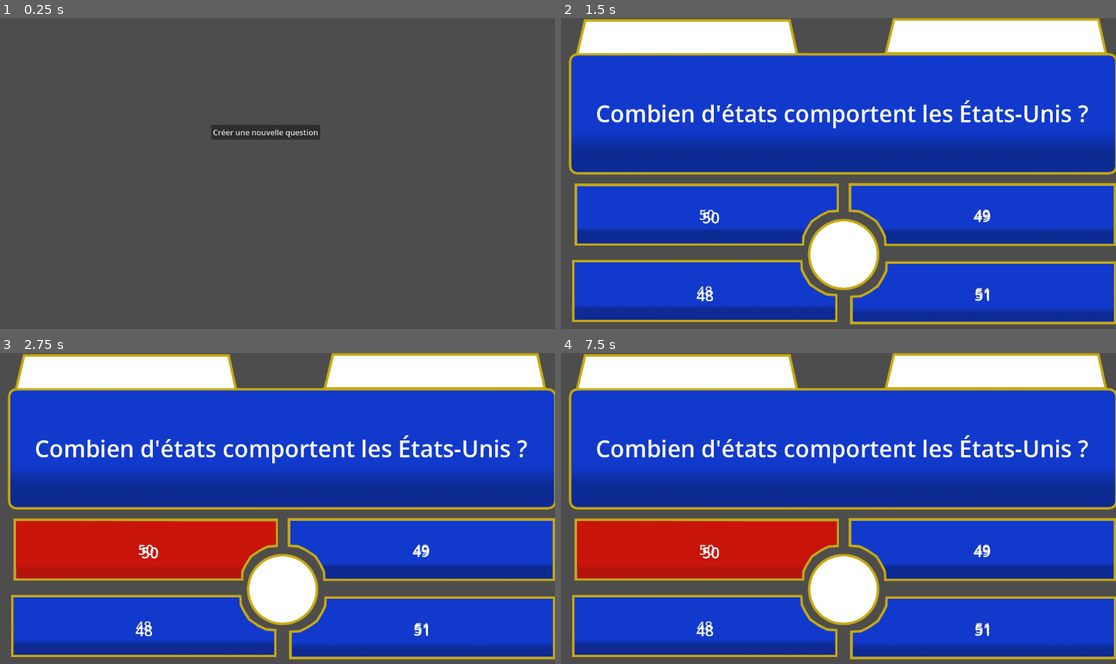
Above: before the commit, frames 1-4 (two rows, left to right).
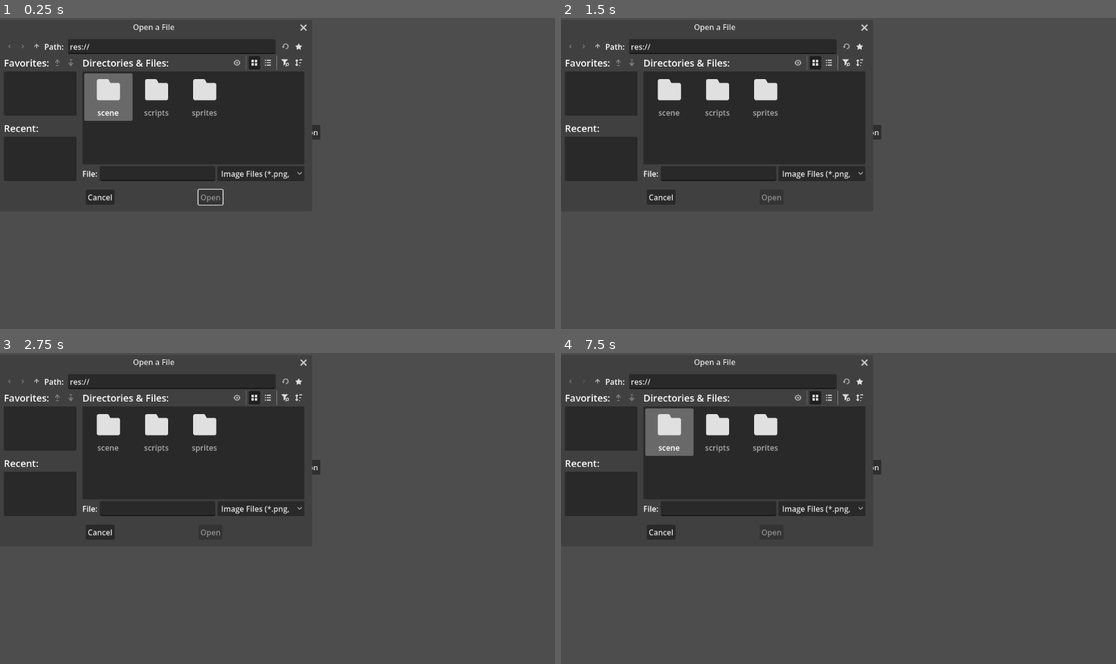
Above: after the commit, the same moments.

Repository: GeekhaNoth/projet-lab
Game: Godot game, scene res://scene/question_maker.tscn
The game is run twice, just before and just after one commit, with the same random seed, the same clock (stepped at 60 frames per second) and the same inputs.
Inputs (mouse positions are in pixels of both pictures, inside the frame that each line leads up to):
- Up to frame 1 (0.25 s): no input
- Up to frame 2 (1.5 s): click "Créer une nouvelle question" at 0.5 s; click (832, 297) at 1.25 s, where only the run before the commit has a clickable "Valider la question"
- Up to frame 3 (2.75 s): click (144, 548) at 2 s, where only the run before the commit has a clickable "50"
- Up to frame 4 (7.5 s): click (982, 548) at 2.75 s, where only the run before the commit has a clickable "49"; click (705, 626) at 3.5 s, where only the run before the commit has a clickable "48"; click (982, 626) at 4.25 s, where only the run before the commit has a clickable "51"; click (827, 468) at 5 s, where only the run after the commit has a clickable "Créer une nouvelle question"; click (583, 380) at 5.77 s; click (583, 380) at 6.52 s; click (599, 380) at 7.27 s

The runs differ from the first frame. In frame 1, 20% of the frame differs, in the area x 0-57%, y 2-61%; in frame 2, 88%; in frame 3, 88%, in the area x 0-100%, y 0-99%; in frame 4, 88%.

Commit message:
choose image in-game WIP

Diff:
--- a/scene/questionScene.tscn
+++ b/scene/questionScene.tscn
@@ -21,25 +21,10 @@
 [ext_resource type="Texture2D" uid="uid://bh27hhoforsal" path="res://sprites/ButtonBottomRight/UIProjetLabBottomRightCorrect.png" id="17_yr7vb"]
 [ext_resource type="Texture2D" uid="uid://j3lqkmew63gh" path="res://sprites/ButtonBottomRight/UIProjetLabBottomRightWrong.png" id="18_4mu4i"]
 
-[sub_resource type="GDScript" id="GDScript_tx0k3"]
-script/source = "extends Button
-
-
-# Called when the node enters the scene tree for the first time.
-func _ready() -> void:
-	pass # Replace with function body.
-
-
-
-# Called every frame. 'delta' is the elapsed time since the previous frame.
-func _process(delta: float) -> void:
-	pass
-"
-
 [node name="SceneQuiz" type="Node2D" unique_id=1692662690 node_paths=PackedStringArray("buttons")]
 script = ExtResource("1_tx0k3")
 "BonneRéponse" = 2
-buttons = [NodePath("RéponseA/ButtonA"), NodePath("RéponseB/ButtonB"), NodePath("RéponseC/ButtonC"), NodePath("RéponseD/ButtonD")]
+buttons = [NodePath("RéponseA/TextureButton"), NodePath("RéponseB/TextureButton"), NodePath("RéponseC/TextureButton"), NodePath("RéponseD/TextureButton")]
 
 [node name="Question" type="Node2D" parent="." unique_id=1986096530 groups=["txt"]]
 
@@ -77,44 +62,29 @@
 
 [node name="RéponseA" type="Node2D" parent="." unique_id=1179512933 groups=["txt"]]
 
-[node name="ButtonA" type="Button" parent="RéponseA" unique_id=123329464]
+[node name="TextureButton" type="TextureButton" parent="RéponseA" unique_id=159556379]
 offset_left = 26.0
-offset_top = 342.0
-offset_right = 949.0
-offset_bottom = 565.0
-scale = Vector2(0.6, 0.6)
-theme_override_font_sizes/font_size = 48
-action_mode = 0
-text = "50"
-icon = ExtResource("3_2nl1b")
-flat = true
-icon_alignment = 1
-script = SubResource("GDScript_tx0k3")
-
-[node name="Texte" type="Node2D" parent="RéponseA" unique_id=287165033]
-
-[node name="texte_generique" type="Label" parent="RéponseA/Texte" unique_id=674849984]
-visible = false
-offset_left = 27.5
-offset_top = 347.5
-offset_right = 575.5
-offset_bottom = 475.5
-theme_override_font_sizes/font_size = 32
-text = "Helsinki"
-horizontal_alignment = 1
-vertical_alignment = 1
-autowrap_mode = 2
-
-[node name="texte_personnalise" type="Label" parent="RéponseA/Texte" unique_id=644757297]
-offset_left = 141.0
-offset_top = 389.0
-offset_right = 483.0
-offset_bottom = 441.0
-theme_override_font_sizes/font_size = 32
-text = "50"
-horizontal_alignment = 1
-vertical_alignment = 1
-autowrap_mode = 2
+offset_top = 346.0
+offset_right = 951.0
+offset_bottom = 564.0
+scale = Vector2(0.6, 0.6)
+texture_normal = ExtResource("3_2nl1b")
+texture_hover = ExtResource("4_61nrn")
+
+[node name="Label" type="Label" parent="RéponseA/TextureButton" unique_id=1851768799]
+layout_mode = 1
+anchors_preset = 15
+anchor_right = 1.0
+anchor_bottom = 1.0
+offset_left = 8.333332
+offset_right = -122.666626
+grow_horizontal = 2
+grow_vertical = 2
+theme_override_font_sizes/font_size = 48
+text = "49"
+horizontal_alignment = 1
+vertical_alignment = 1
+autowrap_mode = 3
 
 [node name="Sprites" type="Node2D" parent="RéponseA" unique_id=1239281506]
 
@@ -136,42 +106,29 @@
 
 [node name="RéponseB" type="Node2D" parent="." unique_id=278708774 groups=["txt"]]
 
-[node name="ButtonB" type="Button" parent="RéponseB" unique_id=195798663]
-offset_left = 595.0
-offset_top = 341.0
-offset_right = 1528.0
-offset_bottom = 567.0
-scale = Vector2(0.6, 0.6)
+[node name="TextureButton" type="TextureButton" parent="RéponseB" unique_id=240958986]
+offset_left = 599.0
+offset_top = 344.0
+offset_right = 1524.0
+offset_bottom = 562.0
+scale = Vector2(0.6, 0.6)
+texture_normal = ExtResource("4_2jru6")
+texture_hover = ExtResource("8_kghek")
+
+[node name="Label" type="Label" parent="RéponseB/TextureButton" unique_id=877582989]
+layout_mode = 1
+anchors_preset = 15
+anchor_right = 1.0
+anchor_bottom = 1.0
+offset_left = 115.0
+offset_right = -7.666626
+grow_horizontal = 2
+grow_vertical = 2
 theme_override_font_sizes/font_size = 48
 text = "49"
-icon = ExtResource("4_2jru6")
-flat = true
-icon_alignment = 1
-
-[node name="Texte" type="Node2D" parent="RéponseB" unique_id=1246548316]
-
-[node name="texte_personnalise" type="Label" parent="RéponseB/Texte" unique_id=2072160502]
-offset_left = 597.0
-offset_top = 348.0
-offset_right = 1152.0
-offset_bottom = 475.0
-theme_override_font_sizes/font_size = 32
-text = "49"
-horizontal_alignment = 1
-vertical_alignment = 1
-autowrap_mode = 2
-
-[node name="texte_generique" type="Label" parent="RéponseB/Texte" unique_id=183181007]
-visible = false
-offset_left = 596.0
-offset_top = 348.4
-offset_right = 1153.0
-offset_bottom = 477.4
-theme_override_font_sizes/font_size = 32
-text = "Oslo"
-horizontal_alignment = 1
-vertical_alignment = 1
-autowrap_mode = 2
+horizontal_alignment = 1
+vertical_alignment = 1
+autowrap_mode = 3
 
 [node name="Sprites" type="Node2D" parent="RéponseB" unique_id=298048776]
 
@@ -193,42 +150,31 @@
 
 [node name="RéponseC" type="Node2D" parent="." unique_id=682637463 groups=["txt"]]
 
-[node name="ButtonC" type="Button" parent="RéponseC" unique_id=1665932184]
-offset_left = 21.0
-offset_top = 501.0
-offset_right = 947.0
-offset_bottom = 724.0
-scale = Vector2(0.6, 0.6)
+[node name="TextureButton" type="TextureButton" parent="RéponseC" unique_id=2070070366]
+offset_left = 24.0
+offset_top = 505.00003
+offset_right = 945.0
+offset_bottom = 722.0
+scale = Vector2(0.6, 0.6)
+texture_normal = ExtResource("5_6vunt")
+texture_hover = ExtResource("12_dlurs")
+
+[node name="Label" type="Label" parent="RéponseC/TextureButton" unique_id=196851185]
+layout_mode = 1
+anchors_preset = 15
+anchor_right = 1.0
+anchor_bottom = 1.0
+offset_left = 6.666664
+offset_top = -5.086263e-05
+offset_right = -122.666626
+offset_bottom = -4.5776367e-05
+grow_horizontal = 2
+grow_vertical = 2
 theme_override_font_sizes/font_size = 48
 text = "48"
-icon = ExtResource("5_6vunt")
-flat = true
-icon_alignment = 1
-
-[node name="Texte" type="Node2D" parent="RéponseC" unique_id=1074498151]
-
-[node name="texte_personnalise" type="Label" parent="RéponseC/Texte" unique_id=1255506316]
-offset_left = 24.0
-offset_top = 513.0
-offset_right = 576.0
-offset_bottom = 641.0
-theme_override_font_sizes/font_size = 32
-text = "48"
-horizontal_alignment = 1
-vertical_alignment = 1
-autowrap_mode = 2
-
-[node name="texte_generique" type="Label" parent="RéponseC/Texte" unique_id=1185972072]
-visible = false
-offset_left = 26.400024
-offset_top = 513.0
-offset_right = 572.4
-offset_bottom = 641.0
-theme_override_font_sizes/font_size = 32
-text = "Stockholm"
-horizontal_alignment = 1
-vertical_alignment = 1
-autowrap_mode = 2
+horizontal_alignment = 1
+vertical_alignment = 1
+autowrap_mode = 3
 
 [node name="Sprites" type="Node2D" parent="RéponseC" unique_id=1138288457]
 
@@ -250,42 +196,29 @@
 
 [node name="RéponseD" type="Node2D" parent="." unique_id=1723032435 groups=["txt"]]
 
-[node name="ButtonD" type="Button" parent="RéponseD" unique_id=1650336953]
+[node name="TextureButton" type="TextureButton" parent="RéponseD" unique_id=493098486]
 offset_left = 598.0
 offset_top = 504.0
-offset_right = 1527.0
-offset_bottom = 729.0
-scale = Vector2(0.6, 0.6)
+offset_right = 1519.0
+offset_bottom = 721.0
+scale = Vector2(0.6, 0.6)
+texture_normal = ExtResource("6_18e6o")
+texture_hover = ExtResource("16_4om5f")
+
+[node name="Label" type="Label" parent="RéponseD/TextureButton" unique_id=85687014]
+layout_mode = 1
+anchors_preset = 15
+anchor_right = 1.0
+anchor_bottom = 1.0
+offset_left = 115.0
+offset_right = -7.666626
+grow_horizontal = 2
+grow_vertical = 2
 theme_override_font_sizes/font_size = 48
 text = "51"
-icon = ExtResource("6_18e6o")
-flat = true
-icon_alignment = 1
-
-[node name="Texte" type="Node2D" parent="RéponseD" unique_id=1817513793]
-
-[node name="texte_generique" type="Label" parent="RéponseD/Texte" unique_id=1934966412]
-visible = false
-offset_left = 603.30005
-offset_top = 512.1
-offset_right = 1152.3
-offset_bottom = 639.1
-theme_override_font_sizes/font_size = 32
-text = "Copenhague"
-horizontal_alignment = 1
-vertical_alignment = 1
-autowrap_mode = 2
-
-[node name="texte_personnalise" type="Label" parent="RéponseD/Texte" unique_id=2061394332]
-offset_left = 601.0
-offset_top = 512.0
-offset_right = 1152.0
-offset_bottom = 640.0
-theme_override_font_sizes/font_size = 32
-text = "51"
-horizontal_alignment = 1
-vertical_alignment = 1
-autowrap_mode = 2
+horizontal_alignment = 1
+vertical_alignment = 1
+autowrap_mode = 3
 
 [node name="Sprites" type="Node2D" parent="RéponseD" unique_id=1817924430]
 
--- a/scene/question_maker.tscn
+++ b/scene/question_maker.tscn
@@ -32,32 +32,66 @@
 offset_bottom = 119.0
 placeholder_text = "Indiquez la question ici. Exemple : Combien y a-t-il d'habitants à Paris ?"
 
-[node name="Answer1Edit" type="TextEdit" parent="TextEdit" unique_id=2038593353]
-offset_left = 17.0
-offset_top = 193.0
-offset_right = 511.0
+[node name="Answer1Edit" type="LineEdit" parent="TextEdit" unique_id=588181951]
+offset_left = 19.0
+offset_top = 192.0
+offset_right = 546.0
 offset_bottom = 287.0
+theme_override_font_sizes/font_size = 20
 placeholder_text = "Indiquez une réponse ici. Exemple : 1 million"
+max_length = 50
 context_menu_enabled = false
+emoji_menu_enabled = false
 shortcut_keys_enabled = false
 
-[node name="Answer2Edit" type="TextEdit" parent="TextEdit" unique_id=2080791820]
-offset_left = 592.0
-offset_top = 207.0
-offset_right = 1124.0
-offset_bottom = 301.0
+[node name="Answer2Edit" type="LineEdit" parent="TextEdit" unique_id=491326621]
+offset_left = 605.0
+offset_top = 196.0
+offset_right = 1132.0
+offset_bottom = 291.0
+theme_override_font_sizes/font_size = 20
+placeholder_text = "Indiquez une réponse ici. Exemple : 2 million"
+max_length = 50
+context_menu_enabled = false
+emoji_menu_enabled = false
+shortcut_keys_enabled = false
+
+[node name="Answer3Edit" type="LineEdit" parent="TextEdit" unique_id=413592429]
+offset_left = 22.0
+offset_top = 385.0
+offset_right = 549.0
+offset_bottom = 480.0
+theme_override_font_sizes/font_size = 20
 placeholder_text = "Indiquez une réponse ici. Exemple : 10 millions"
+max_length = 50
+context_menu_enabled = false
+emoji_menu_enabled = false
+shortcut_keys_enabled = false
 
-[node name="Answer3Edit" type="TextEdit" parent="TextEdit" unique_id=1125262573]
-offset_left = 20.0
-offset_top = 378.0
-offset_right = 504.0
-offset_bottom = 472.0
-placeholder_text = "Indiquez une réponse ici. Exemple : 2 millions"
+[node name="Answer4Edit" type="LineEdit" parent="TextEdit" unique_id=2084961116]
+offset_left = 602.0
+offset_top = 386.0
+offset_right = 1129.0
+offset_bottom = 481.0
+theme_override_font_sizes/font_size = 20
+placeholder_text = "Indiquez une réponse ici. Exemple : 100 mille"
+max_length = 50
+context_menu_enabled = false
+emoji_menu_enabled = false
+shortcut_keys_enabled = false
 
-[node name="Answer4Edit" type="TextEdit" parent="TextEdit" unique_id=802511103]
-offset_left = 585.0
-offset_top = 382.0
-offset_right = 1145.0
-offset_bottom = 476.0
-placeholder_text = "Indiquez une réponse ici. Exemple : 100 000"
+[node name="FileDialog" type="FileDialog" parent="." unique_id=74608589]
+oversampling_override = 1.0
+title = "Open a File"
+position = Vector2i(0, 36)
+visible = true
+file_mode = 0
+filters = PackedStringArray("*.png,*.jpg,*.jpeg;Image Files;image/png,image/jpeg.")
+
+[node name="TextureRect" type="TextureRect" parent="." unique_id=1094040828]
+offset_left = 587.0
+offset_top = 174.0
+offset_right = 627.0
+offset_bottom = 214.0
+
+[connection signal="file_selected" from="FileDialog" to="." method="_on_file_dialog_file_selected"]
--- a/scripts/questionMaker.gd
+++ b/scripts/questionMaker.gd
@@ -4,8 +4,10 @@
 @export var textEdit : TextEdit
 @export var allTextEdit: Node2D
 
-var allAnswersArray = []
+@onready var file_dialog = $FileDialog
+@onready var preview = $TextureRect
 
+var selected_image_path := ""
 # Called when the node enters the scene tree for the first time.
 func _ready() -> void:
 	buttonCreateQuestion.pressed.connect(CreateQuestion)
@@ -26,10 +28,11 @@
 	var textNodeQuestion = sceneQuestion.get_node("Question/Texte/texte_personnalise")
 	if (textEdit.text != ""):
 		textNodeQuestion.text = textEdit.text
+		var index = 0
+		for textEdit in allTextEdit.get_children():
+			sceneQuestion.buttons[index-1].get_child(0).text = textEdit.text
+			index += 1
 		addInCsv(allTextEdit)
-		for string in allAnswersArray:
-			var index = allAnswersArray.find(string, 0)
-			sceneQuestion.buttons[index-1].text = string
 
 func CreateQuestion():
 	buttonCreateQuestion.hide()
@@ -45,11 +48,25 @@
 		csvFile.seek_end()
 	else:
 		csvFile = FileAccess.open(csvFileRoot, FileAccess.WRITE)
+	var string = []
 	for child in allStringsToAdd.get_children():
-		allAnswersArray.append('"%s"' % child.text)
-	csvFile.store_line(",".join(allAnswersArray))
+		string.append('"%s"' % child.text)
+	csvFile.store_line(",".join(string))
 	csvFile.close()
 
 func changeNodeVisibility(state):
 	buttonCreateScene.set_visible(state)
 	allTextEdit.set_visible(state)
+
+
+func _on_button_pressed():
+	file_dialog.popup_centered()
+
+func _on_file_dialog_file_selected(path):
+	selected_image_path = path
+	var image = Image.new()
+	var err = image.load(path)
+
+	if err == OK:
+		var texture = ImageTexture.create_from_image(image)
+		preview.texture = texture
--- a/scripts/question_manager.gd
+++ b/scripts/question_manager.gd
@@ -3,7 +3,7 @@
 @export var texte = true
 @export var BonneRéponse = 1
 @export var image = true
-@export var buttons: Array[Button] = []
+@export var buttons: Array[TextureButton] = []
 
 @onready var nodetxt = get_tree().get_nodes_in_group("txt")
 @onready var nodesprite = get_tree().get_nodes_in_group("sprite")
